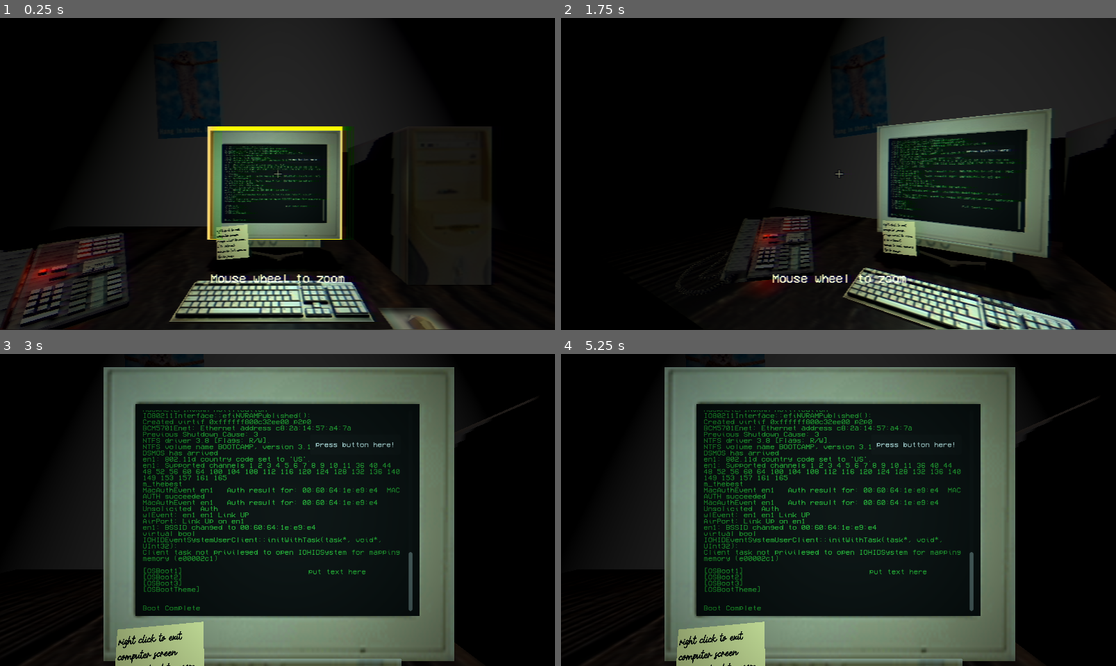
Above: before the commit, frames 1-4 (two rows, left to right).
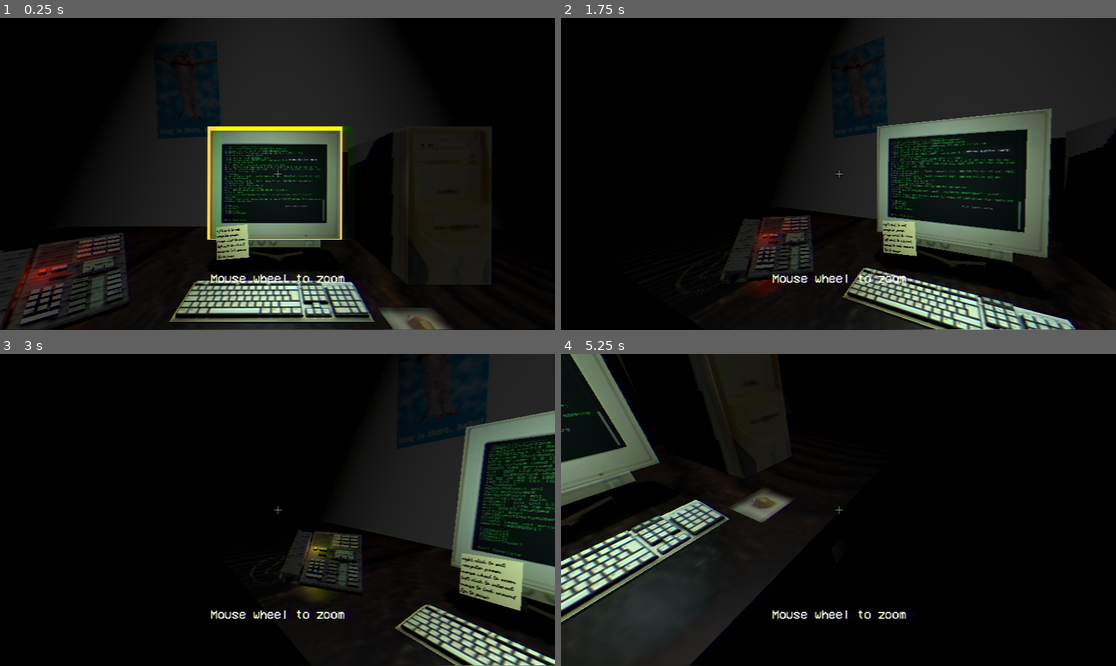
Above: after the commit, the same moments.

Repository: akimb/erase_me_game
Game: Godot game, scene res://scenes/main.tscn
Same seed, same stepped clock (60 frames per second), same inputs: the game is played once before the commit and once after it.
Inputs (mouse positions are in pixels of both pictures, inside the frame that each line leads up to):
- Up to frame 1 (0.25 s): no input
- Up to frame 2 (1.75 s): tap Enter at 0.5, 1.25 s; move the mouse to (866, 174) at 0.52 s; press the mouse at (866, 174) at 0.53 s; tap E (interact, bound only before the commit) at 0.8, 1.35 s; move the mouse to (810, 174) at 1.27 s; release the mouse at (810, 174) at 1.28 s; click (810, 174) at 1.55 s
- Up to frame 3 (3 s): tap Enter at 2, 2.75 s; move the mouse to (288, 503) at 2.02 s; hold Right mouse button (go_to_first_person) 2.03-2.75 s; tap E (interact, bound only before the commit) at 2.3 s; drag from (249, 572) to (111, 463) at 2.77 s
- Up to frame 4 (5.25 s): tap Enter at 3.5, 4.25 s; move the mouse to (1005, 556) at 3.52 s; hold E (interact, bound only before the commit) 3.53-4.25 s; click (1005, 556) at 3.67 s; drag from (672, 463) to (755, 432) at 4.27 s; move the mouse to (866, 510) at 5.02 s; hold E (interact, bound only before the commit) from 5.03 s (still down); click (866, 510) at 5.17 s

The runs differ from the first frame. In frame 1, less than 0.1% of the frame differs, in the area x 39-56%, y 60-77%; in frame 2, less than 0.1%; in frame 3, 46%, in the area x 4-100%, y 0-100%; in frame 4, 43%.

Commit message:
input map tweak

Diff:
--- a/godot-game-jam-78/project.godot
+++ b/godot-game-jam-78/project.godot
@@ -32,7 +32,7 @@
 }
 interact={
 "deadzone": 0.5,
-"events": [Object(InputEventKey,"resource_local_to_scene":false,"resource_name":"","device":-1,"window_id":0,"alt_pressed":false,"shift_pressed":false,"ctrl_pressed":false,"meta_pressed":false,"pressed":false,"keycode":0,"physical_keycode":69,"key_label":0,"unicode":101,"location":0,"echo":false,"script":null)
+"events": [Object(InputEventMouseButton,"resource_local_to_scene":false,"resource_name":"","device":-1,"window_id":0,"alt_pressed":false,"shift_pressed":false,"ctrl_pressed":false,"meta_pressed":false,"button_mask":1,"position":Vector2(144, 19),"global_position":Vector2(153, 65),"factor":1.0,"button_index":1,"canceled":false,"pressed":true,"double_click":false,"script":null)
 ]
 }
 up={
--- a/godot-game-jam-78/scenes/computer_ui.tscn
+++ b/godot-game-jam-78/scenes/computer_ui.tscn
@@ -165,7 +165,6 @@
 theme_override_constants/caret_width = 5
 theme_override_fonts/font = ExtResource("2_3scss")
 theme_override_styles/focus = SubResource("StyleBoxEmpty_xqf6y")
-text = "put text here"
 placeholder_text = "put text here"
 context_menu_enabled = false
 flat = true
--- a/godot-game-jam-78/scenes/sticky_notes_ui.tscn
+++ b/godot-game-jam-78/scenes/sticky_notes_ui.tscn
@@ -38,7 +38,7 @@
 grow_horizontal = 2
 text = "right click to exit computer screen
 mouse wheel to zoom
-E to interact
+left click to interact
 mouse to look around
 Esc to pause"
 label_settings = SubResource("LabelSettings_waleh")
